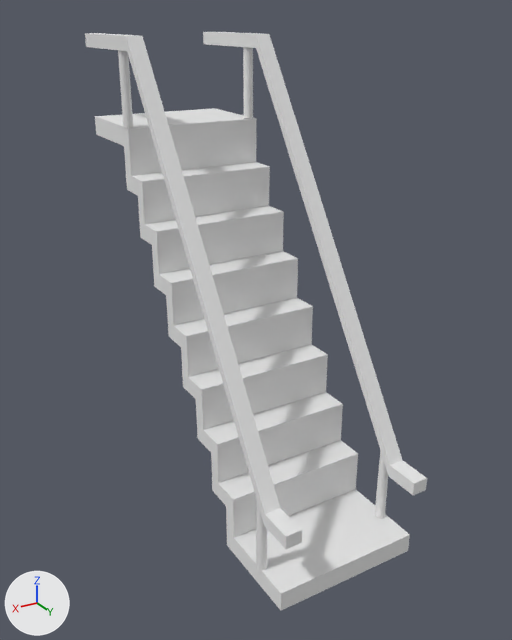
The OBJ model level design/level design/Assets/models/BayMesh/Stairs.obj as it was, and as the next commit left it.
Before and after are seen from a 50 mm camera at (2.29, 3.49, 3.27) aimed at (0.0, -0.33, 1.36). The lights are fixed; the arrows at lower left show +X, +Y and +Z. Where no turn or scale is listed for an object, it has been applied to the vertices.

The scene before the commit, as lines of its bpy script (objects in view):
```python
mat_initialshadinggroup = principled_material('initialShadingGroup')
mat_initialshadinggroup.base_color = (0.8, 0.8, 0.8)  # white #e7e7e7
mat_initialshadinggroup.roughness = 1.0
me_stairs = bpy.data.meshes.new('Stairs')
me_stairs.from_pydata(...)  # 288 vertices, 330 faces; spans x -0.51..0.54, y -1.79..0.89, z 0.02..3.15
me_stairs.materials.append(mat_initialshadinggroup)  # white #e7e7e7
ob_stairs = bpy.data.objects.new('Stairs', me_stairs)
ob_stairs.location = (0.0, 0.0, 0.0)
```
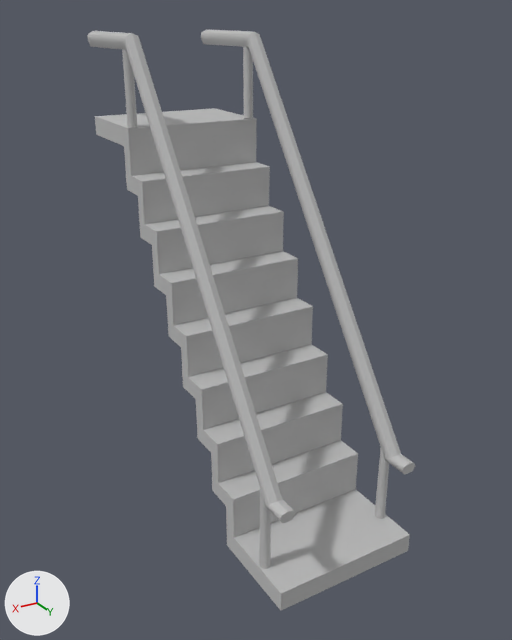
Where the change shows, as pixel boxes [x1, y1, x2, y2] in the pictures (512 x 640 px; the box of a moved part takes in the faces that stretch with it):
'Stairs', recoloured, reshaped
    before: [85, 32, 427, 610]
    after: [87, 29, 415, 610]
part 1 of me_stairs, moved or reshaped
    before: [256, 500, 267, 574]
    after: [259, 489, 271, 569]
part 2 of me_stairs, rebuilt
    before: [203, 32, 427, 495]
    after: [201, 29, 415, 475]
part 3 of me_stairs, rebuilt
    before: [85, 33, 302, 549]
    after: [87, 31, 295, 524]
part 4 of me_stairs, moved or reshaped
    before: [118, 50, 133, 128]
    after: [122, 50, 137, 128]

What the commit changed:
Material 'initialShadingGroup' (mat_initialshadinggroup) changes colour from white #e7e7e7 to grey #bcbcbc; in linear values from (0.8, 0.8, 0.8) to (0.5, 0.5, 0.5).
me_stairs is used by ob_stairs; location (0.0, 0.0, 0.0).
me_stairs had 288 vertices, 330 faces and spanned x -0.51..0.54, y -1.79..0.89, z 0.02..3.15.
me_stairs now has 364 vertices, 406 faces and spans x -0.49..0.52, y -1.8..0.82, z 0.02..3.17.
me_stairs part 1: the loose piece of 30 vertices spanning x 0.46..0.53, y 0.53..0.61, z 0.12..0.74 is moved by (-0.02, 0.0, 0.0).
me_stairs part 2: the loose piece of 16 vertices spanning x -0.51..-0.4, y -1.79..0.89, z 0.54..3.15 is rebuilt with 54 vertices and now spans x -0.49..-0.39, y -1.8..0.8, z 0.63..3.17.
me_stairs part 3: the loose piece of 16 vertices spanning x 0.43..0.54, y -1.79..0.89, z 0.54..3.15 is rebuilt with 54 vertices and now spans x 0.41..0.52, y -1.8..0.8, z 0.63..3.17.
Part 4, on me_stairs:
24 vertices are removed from x 0.46..0.53, y -1.21..-1.14, z 2.57..3.06.
42 faces are deleted.
2 vertices move from x 0.5, y -1.17, z 2.57..3.06 to x 0.47, y -1.17, z 2.57..3.06.
16 vertices are added at x 0.44..0.5, y -1.21..-1.14, z 2.57..3.06.
8 new vertices lie (0.0, 0.0, 0.49) away from vertices in x 0.44..0.5, y -1.2..-1.15, z 2.57.
42 new faces join them.
